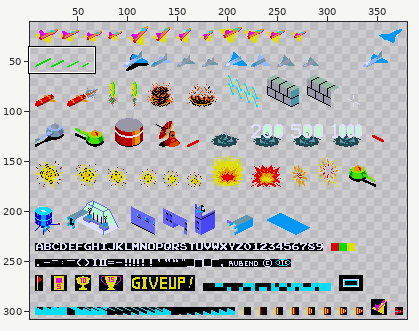
Edited in one commit: sprite sheet (res/fixed_spritesheet.png). The first picture is a wide view before the edit; the outline marks the close-up.
Close-up. Before the commit:
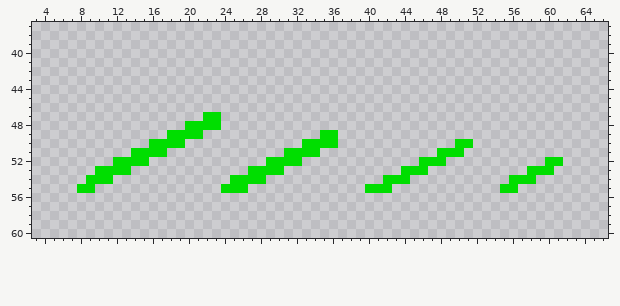
The file is 384x320 pixels. Shown: x 3..66, y 37..60. The wide view leaves out empty margins.
After:
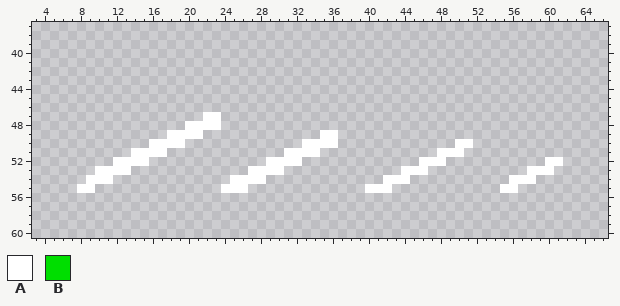
Palette (. is transparent): A #ffffff  B #00de00
Difference:
y 47: x 22..23 BB -> AA
y 48: x 20..23 BBBB -> AAAA
y 49: x 18..21 BBBB -> AAAA; x 35..36 BB -> AA
y 50: x 16..19 BBBB -> AAAA; x 33..36 BBBB -> AAAA; x 50..51 BB -> AA
y 51: x 14..17 BBBB -> AAAA; x 31..34 BBBB -> AAAA; x 48..50 BBB -> AAA
y 52: x 12..15 BBBB -> AAAA; x 29..32 BBBB -> AAAA; x 46..48 BBB -> AAA; x 60..61 BB -> AA
y 53: x 10..13 BBBB -> AAAA; x 27..30 BBBB -> AAAA; x 44..46 BBB -> AAA; x 58..60 BBB -> AAA
y 54: x 9..11 BBB -> AAA; x 25..28 BBBB -> AAAA; x 42..44 BBB -> AAA; x 56..58 BBB -> AAA
y 55: x 8..9 BB -> AA; x 24..26 BBB -> AAA; x 40..42 BBB -> AAA; x 55..56 BB -> AA
Boxes around the changes in both close-ups, in picture pixels (x1, y1, x2, y2):
changed: (77, 112, 338, 193)
changed: (365, 139, 563, 193)
